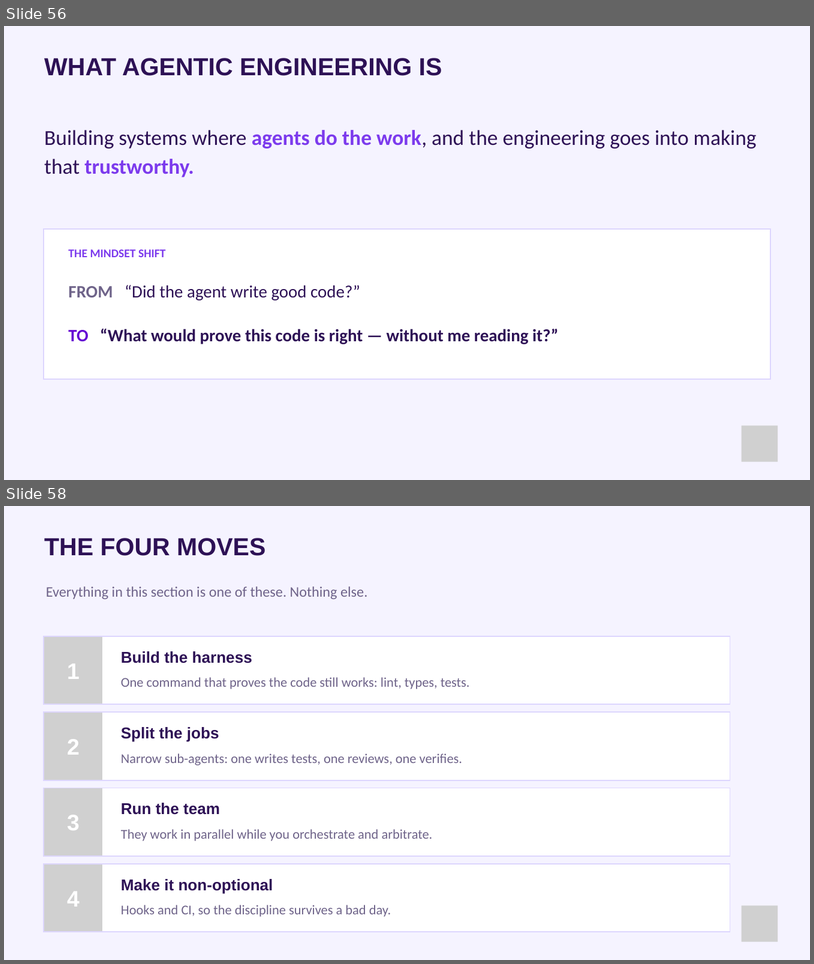
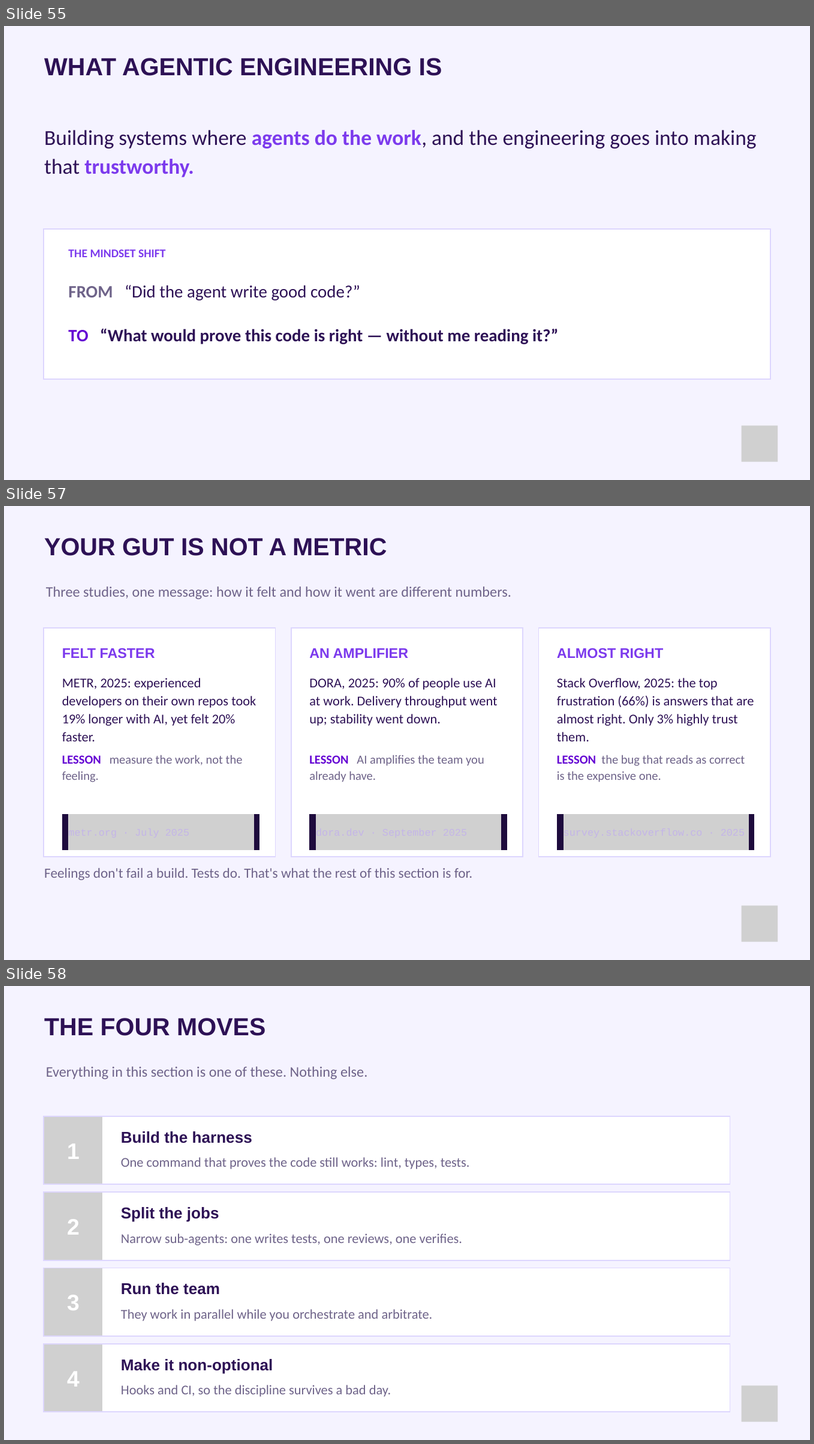
Before and after one commit to paulkeen/tca-habits, a slide deck: docs/Master_Back in the Code.pptx. Shown one above the other, each under a label of ours: slides 56 and 58 before the commit, slides 55, 57 and 58 after it; the slides between them are not shown. The pictures are 814x964 and 814x1444 pixels, drawn with LibreOffice and Linux fonts; fonts in the diff are those of the drawing; grey boxes stand for pictures. Boxes give left, top, right and bottom in pixels: in the first picture for what was removed or moved away, otherwise in the second. Text is boxed around its words. In the diff, an @@ line names an element or a change of style, - is before the commit and + after.

```diff
--- a/docs/Master_Back in the Code.pptx
+++ b/docs/Master_Back in the Code.pptx
@@ slide 57 added at [4,506,810,960], background #F5F3FF @@
@@ text added at [44,538,387,556], 44 pt, text #2D1155, bold @@
+YOUR GUT IS NOT A METRIC
@@ text added at [46,586,512,599], 26 pt, text #6E6389 @@
+Three studies, one message: how it felt and how it went are different numbers.
@@ freeform shape added at [44,628,276,857], fill #FFFFFF, outline #DDD6FE 2 pt @@
@@ freeform shape added at [291,628,524,857], fill #FFFFFF, outline #DDD6FE 2 pt @@
@@ freeform shape added at [539,628,771,857], fill #FFFFFF, outline #DDD6FE 2 pt @@
@@ text added at [62,648,155,658], 25 pt, text #7C3AED, bold @@
+FELT FASTER
@@ text added at [309,648,409,658], 25 pt, text #7C3AED, bold @@
+AN AMPLIFIER
@@ text added at [557,648,663,658], 25 pt, text #7C3AED, bold @@
+ALMOST RIGHT
@@ text added at [62,678,256,741], 24 pt, text #2D1155 @@
+METR, 2025: experienced developers on their own repos took 19% longer with AI, yet felt 20% faster.
@@ text added at [309,678,498,726], 24 pt, text #2D1155 @@
+DORA, 2025: 90% of people use AI at work. Delivery throughput went up; stability went down.
@@ text added at [557,678,754,741], 24 pt, text #2D1155 @@
+Stack Overflow, 2025: the top frustration (66%) is answers that are almost right. Only 3% highly trust them.
@@ text added at [62,755,243,782], 22 pt, text #6E6389 @@
+LESSON measure the work, not the feeling.
@@ text added at [309,755,485,782], 22 pt, text #6E6389 @@
+LESSON AI amplifies the team you already have.
@@ text added at [557,755,745,782], 22 pt, text #6E6389 @@
+LESSON the bug that reads as correct is the expensive one.
@@ freeform shape added at [62,814,260,850], fill #1E0B3D @@
@@ picture added at [69,814,254,850] @@
@@ freeform shape added at [309,814,507,850], fill #1E0B3D @@
@@ picture added at [316,814,501,850] @@
@@ freeform shape added at [557,814,755,850], fill #1E0B3D @@
@@ picture added at [564,814,749,850] @@
@@ text added at [44,868,473,880], 25 pt, text #6E6389 @@
+Feelings don't fail a build. Tests do. That's what the rest of this section is for.
@@ picture added at [742,905,778,942] @@
@@ what was slide 56 is now slide 55 @@
```
Also in this commit, not shown: 6 slides changed, 1 slide removed, 2 other files.
